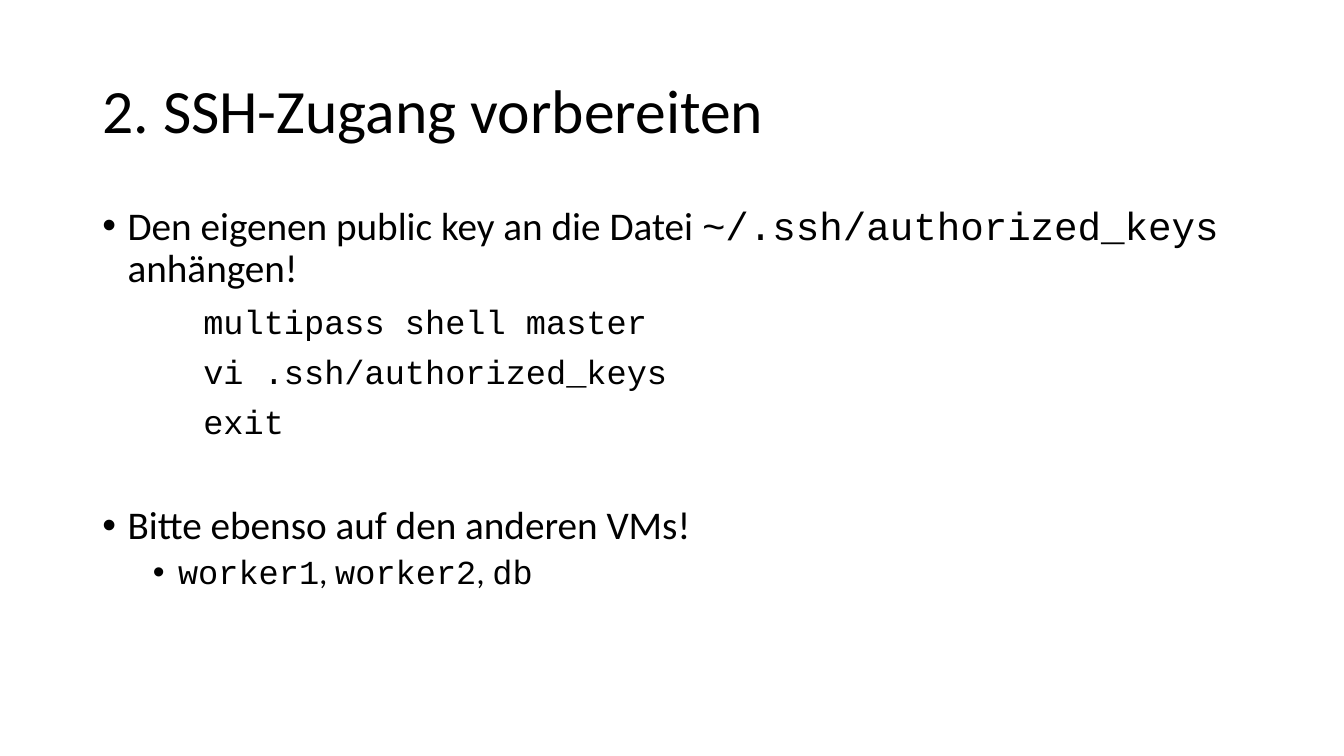
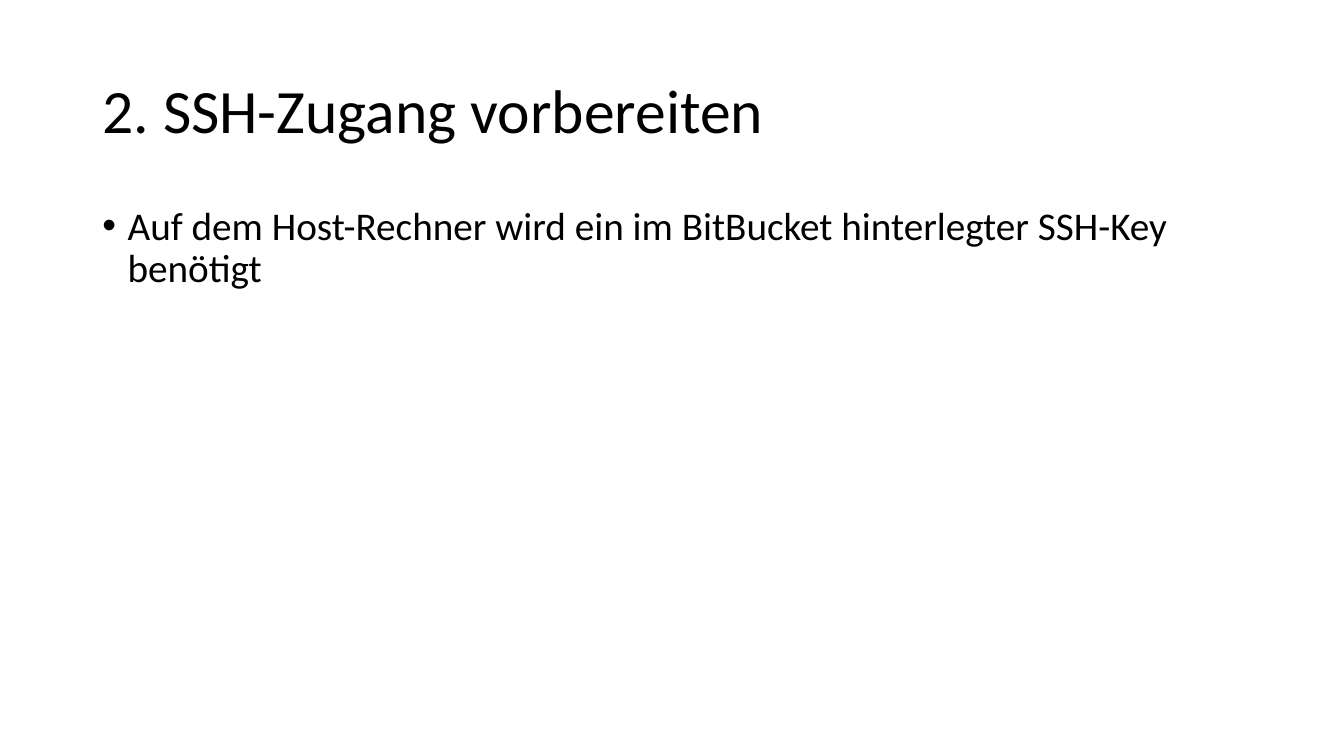
Before and after one commit to igeldo/PR4-SoSe23, a slide deck: slide 5 of sample/kubernetes/Bring your own device - Teil 2.pptx. Drawn at 1344x756 pixels with LibreOffice and Linux fonts; fonts in the diff are those of the drawing. Boxes give left, top, right and bottom in pixels: in the first picture for what was removed or moved away, otherwise in the second. Text is boxed around its words. In the diff, an @@ line names an element or a change of style, - is before the commit and + after.

```diff
--- a/sample/kubernetes/Bring your own device - Teil 2.pptx
+++ b/sample/kubernetes/Bring your own device - Teil 2.pptx
@@ text at [128,212,1167,289]: text changed; font Courier New to Calibri @@
-• Den eigenen public key an die Datei ~/.ssh/authorized_keys anhängen!
-multipass shell master
-vi .ssh/authorized_keys
-exit
-• Bitte ebenso auf den anderen VMs!
-  • worker1, worker2, db
+• Auf dem Host-Rechner wird ein im BitBucket hinterlegter SSH-Key benötigt
```
Also in this commit, not shown: 7 other slides changed, 3 slides removed, 4 other files.
